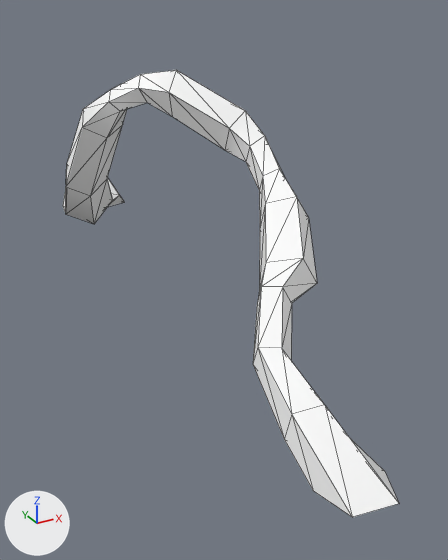
The glTF model assets/synty/simple_fantasy/models/SF_Env_GiantRoot_01.glb as it was, and as the next commit left it.
The view is the same before and after, from a camera (50 mm lens) standing at (-0.142, -0.469, 0.14) and looking at (0.006, -0.199, 0.004). Arrows for +X, +Y and +Z are at lower left; the lights stay in place. Mesh edges are drawn as thin lines.

Names of what the first picture shows: 'SF_Env_GiantRoot_01'.
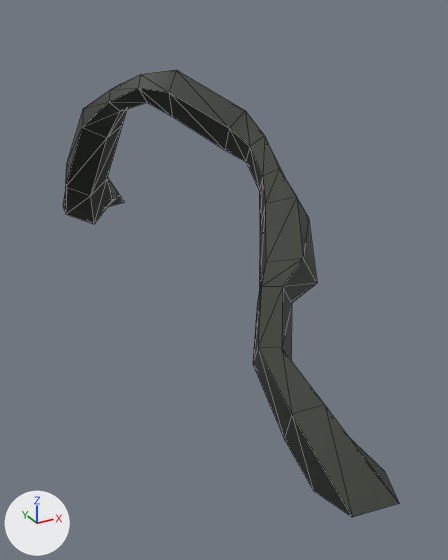
Location of each change, [x1, y1, x2, y2] in pixels of the pictures (448 x 560 px):
'SF_Env_GiantRoot_01', surface changed (white to grey)
    both: [63, 70, 399, 517]

Edits to the bpy script that builds the scene:
```text
Add img_undead_footman_01:
    img_undead_footman_01 = load_image('Undead_Footman_01', '_unpacked/Undead_Footman_01', 512, 512, 'sRGB')
Change mat_lambert1:
    remove mat_lambert1.base_color = (1.0, 1.0, 1.0)  # white #ffffff
    add mat_lambert1.texture = img_undead_footman_01
```
